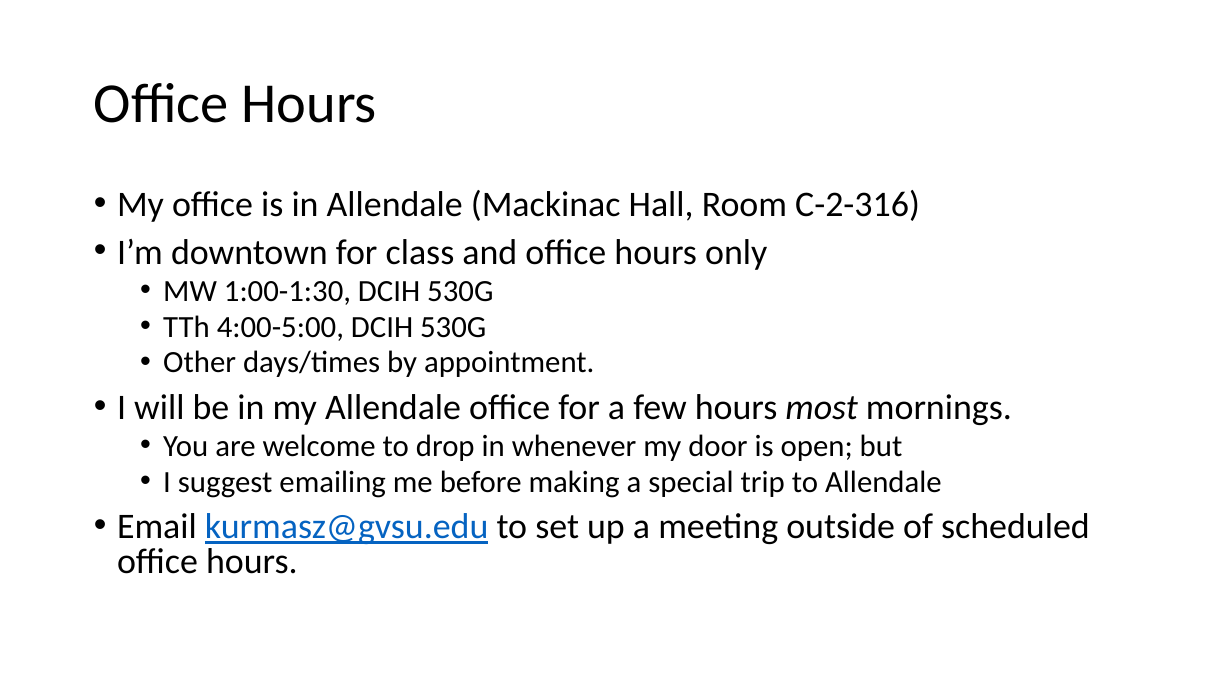
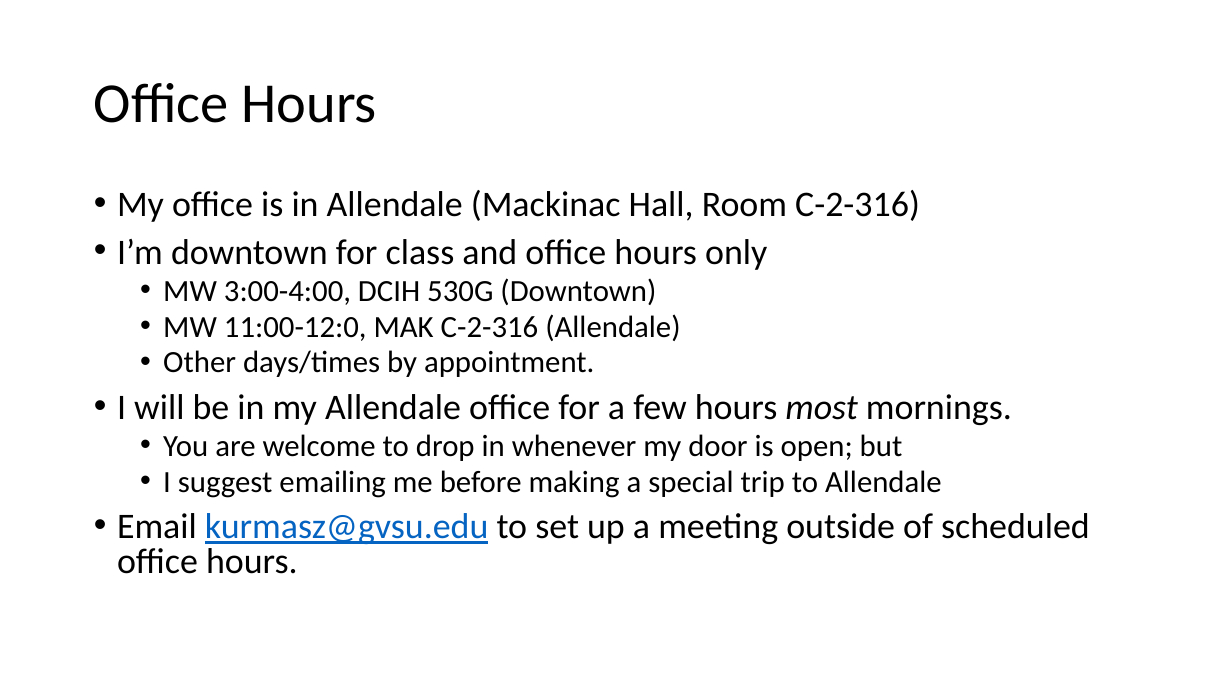
Before and after one commit to KurmasGVSU/KurmasGVSU.github.io, a slide deck: slide 4 of Teaching/Courses/W25/CIS500/LectureNotes/cis500_intro.pptx. Drawn at 1232x693 pixels with LibreOffice and Linux fonts; fonts in the diff are those of the drawing. Boxes give left, top, right and bottom in pixels: in the first picture for what was removed or moved away, otherwise in the second. Text is boxed around its words. In the diff, an @@ line names an element or a change of style, - is before the commit and + after.

```diff
--- a/Teaching/Courses/W25/CIS500/LectureNotes/cis500_intro.pptx
+++ b/Teaching/Courses/W25/CIS500/LectureNotes/cis500_intro.pptx
@@ text at (x1=163, y1=278, x2=680, y2=341): text changed @@
-  • MW 1:00-1:30, DCIH 530G
-  • TTh 4:00-5:00, DCIH 530G
+  • MW 3:00-4:00, DCIH 530G (Downtown)
+  • MW 11:00-12:0, MAK C-2-316 (Allendale)
```
Also in this commit, not shown: 3 other slides changed.
